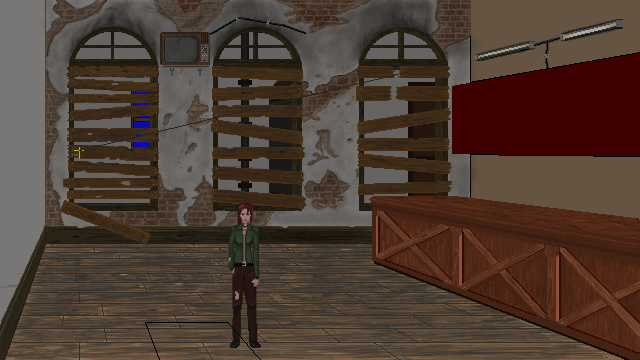
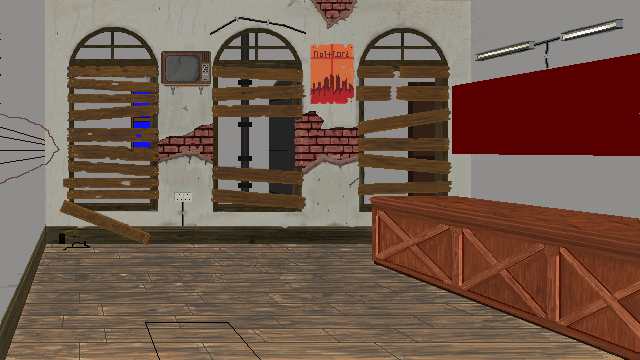
The second 640 × 360 image is a revision of the first. Changes to its layers:
hid "roiomlgithj", painted on it over [left=0, top=0, right=640, bottom=360]
painted on "wires" over [left=59, top=229, right=90, bottom=254]
added layer "poster" above "tv" over [left=310, top=40, right=357, bottom=104]
painted on "tv" over [left=160, top=32, right=212, bottom=95]
hid "vanishing", painted on it over [left=74, top=62, right=448, bottom=348]
painted on "Bar" over [left=370, top=196, right=640, bottom=360]
painted on "boards" over [left=211, top=118, right=306, bottom=166]
hid "Walls", painted on it over [left=0, top=0, right=640, bottom=360]
added layer "rounded windows" in group "Base layer" over [left=67, top=26, right=449, bottom=63]
added layer "wall2" in group "Base layer" over [left=0, top=0, right=524, bottom=238]
painted on "back street" over [left=287, top=113, right=297, bottom=174]
